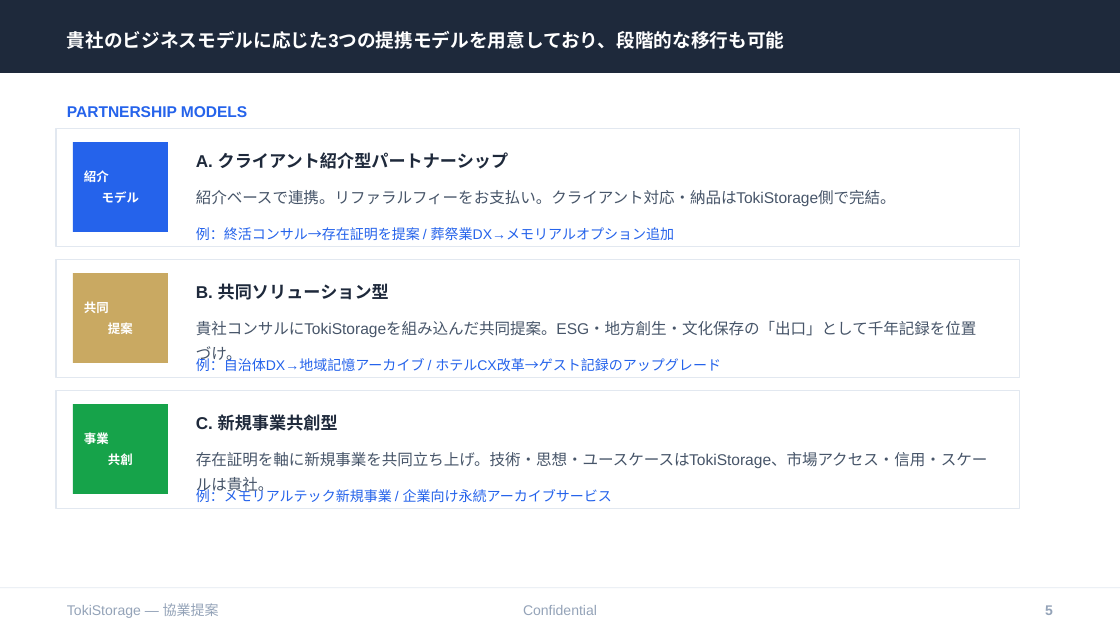
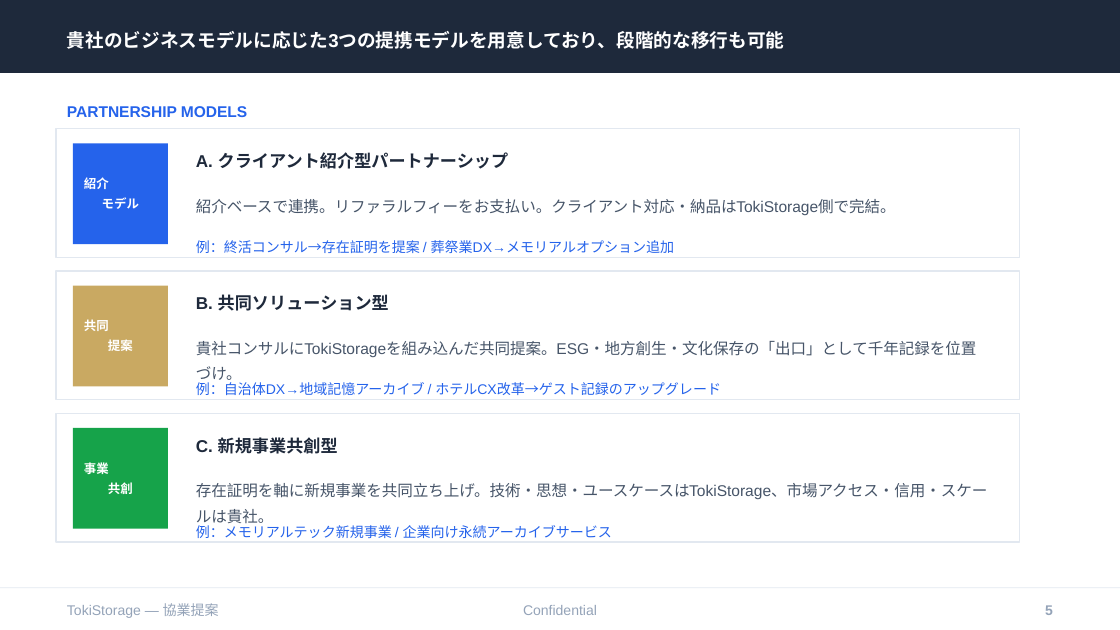
Before and after one commit to timeless-residents/pearlmemorial, a slide deck: slide 5 of toki/tokistorage-partnership-deck.pptx. Drawn at 1120x630 pixels with LibreOffice and Linux fonts; fonts in the diff are those of the drawing. Boxes give left, top, right and bottom in pixels: in the first picture for what was removed or moved away, otherwise in the second. Text is boxed around its words. In the diff, an @@ line names an element or a change of style, - is before the commit and + after.

```diff
--- a/toki/tokistorage-partnership-deck.pptx
+++ b/toki/tokistorage-partnership-deck.pptx
@@ rectangle resized from (x1=56, y1=129, x2=1019, y2=246) to (x1=56, y1=129, x2=1019, y2=258) @@
@@ text "紹介 モデル" moved from (x1=84, y1=170, x2=139, y2=203) to (x1=84, y1=177, x2=139, y2=209) @@
@@ rectangle resized from (x1=73, y1=142, x2=168, y2=232) to (x1=73, y1=143, x2=168, y2=244) @@
@@ text "紹介ベースで連携。リファラルフィーをお支払い。クライアント対応・納品はTokiStorage側で完結。" moved from (x1=196, y1=190, x2=896, y2=206) to (x1=196, y1=199, x2=896, y2=215) @@
@@ text "例：終活コンサル→存在証明を提案 / 葬祭業DX→メモリアルオプション追加" moved from (x1=196, y1=227, x2=675, y2=240) to (x1=196, y1=240, x2=675, y2=253) @@
@@ rectangle resized from (x1=56, y1=260, x2=1019, y2=377) to (x1=56, y1=271, x2=1019, y2=400) @@
@@ text "共同 提案" moved from (x1=84, y1=301, x2=133, y2=334) to (x1=84, y1=319, x2=133, y2=351) @@
@@ rectangle resized from (x1=73, y1=273, x2=168, y2=363) to (x1=73, y1=286, x2=168, y2=386) @@
@@ text "B. 共同ソリューション型" moved from (x1=196, y1=283, x2=389, y2=300) to (x1=196, y1=294, x2=389, y2=311) @@
@@ text "貴社コンサルにTokiStorageを組み込んだ共同提案。ESG・地方創生・文化保存の「出口」として千年記録を位置づけ。" moved from (x1=196, y1=321, x2=977, y2=337) to (x1=196, y1=341, x2=977, y2=357) @@
@@ text "例：自治体DX→地域記憶アーカイブ / ホテルCX改革→ゲスト記録のアップグレード" moved from (x1=196, y1=356, x2=721, y2=371) to (x1=196, y1=382, x2=721, y2=395) @@
@@ rectangle resized from (x1=56, y1=391, x2=1019, y2=508) to (x1=56, y1=413, x2=1019, y2=542) @@
@@ text "事業 共創" moved from (x1=84, y1=431, x2=133, y2=465) to (x1=84, y1=460, x2=133, y2=494) @@
@@ rectangle resized from (x1=73, y1=404, x2=168, y2=494) to (x1=73, y1=428, x2=168, y2=529) @@
@@ text "C. 新規事業共創型" moved from (x1=196, y1=414, x2=338, y2=431) to (x1=196, y1=437, x2=338, y2=454) @@
@@ text "存在証明を軸に新規事業を共同立ち上げ。技術・思想・ユースケースはTokiStorage、市場アクセス・信用・スケールは貴 ..." moved from (x1=196, y1=452, x2=988, y2=468) to (x1=196, y1=483, x2=988, y2=499) @@
@@ text "例：メモリアルテック新規事業 / 企業向け永続アーカイブサービス" moved from (x1=196, y1=487, x2=612, y2=502) to (x1=196, y1=525, x2=612, y2=538) @@
```
Also in this commit, not shown: 2 other slides changed, 4 other files.
